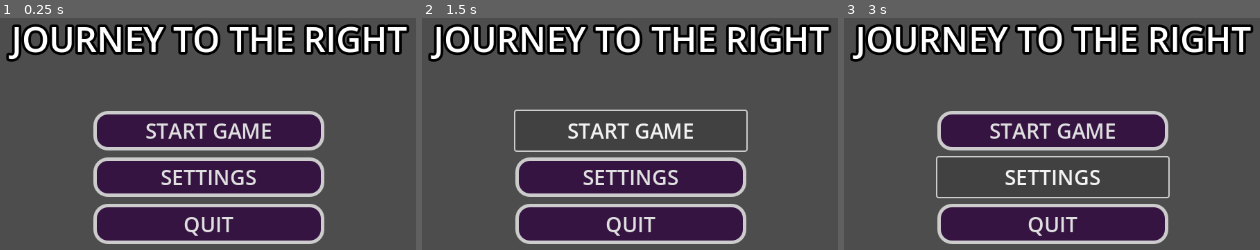
Above: before the commit, frames 1-3 (left to right).
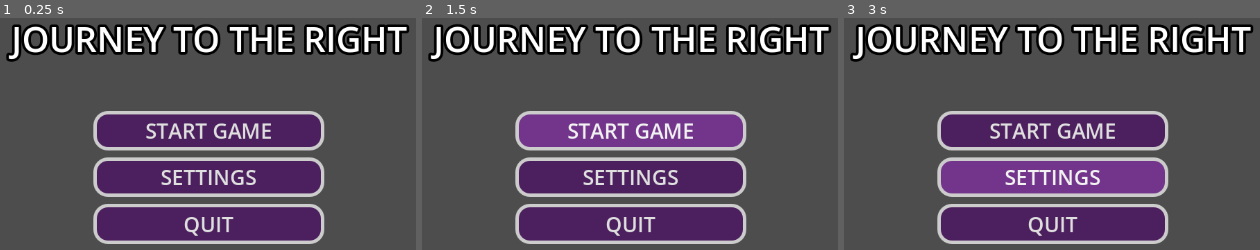
Above: after the commit, the same moments.

Repository: Sh4y-Cormac/MINI-IT-PROJECT-2-10
Game: Godot game, scene res://GUI Stuff/start menu.tscn
Same seed, same stepped clock (60 frames per second), same inputs: the game is played once before the commit and once after it.
Inputs:
- Up to frame 1 (0.25 s): no input
- Up to frame 2 (1.5 s): click "START GAME" at 0.5 s; click "START GAME" at 1.25 s
- Up to frame 3 (3 s): click "START GAME" at 2 s; click "SETTINGS" at 2.75 s

The runs differ from the first frame. In frame 1, 20% of the frame differs, in the area x 23-78%, y 41-96%; in frame 2, 23%, in the area x 22-79%, y 39-96%; in frame 3, 23%.

Commit message:
updated start menu

Diff:
--- a/GUI Stuff/start menu.tscn
+++ b/GUI Stuff/start menu.tscn
@@ -1,7 +1,31 @@
-[gd_scene load_steps=2 format=3 uid="uid://bxoqa7urc8i2t"]
+[gd_scene load_steps=5 format=3 uid="uid://bxoqa7urc8i2t"]
+
+[sub_resource type="StyleBoxEmpty" id="StyleBoxEmpty_rdjfg"]
+
+[sub_resource type="StyleBoxFlat" id="StyleBoxFlat_rdjfg"]
+bg_color = Color(0.449249, 0.207784, 0.54507, 1)
+border_width_left = 5
+border_width_top = 5
+border_width_right = 5
+border_width_bottom = 5
+corner_radius_top_left = 20
+corner_radius_top_right = 20
+corner_radius_bottom_right = 20
+corner_radius_bottom_left = 20
+
+[sub_resource type="StyleBoxFlat" id="StyleBoxFlat_8avw0"]
+bg_color = Color(0.63985, 0.347404, 0.759364, 1)
+border_width_left = 5
+border_width_top = 5
+border_width_right = 5
+border_width_bottom = 5
+corner_radius_top_left = 20
+corner_radius_top_right = 20
+corner_radius_bottom_right = 20
+corner_radius_bottom_left = 20
 
 [sub_resource type="StyleBoxFlat" id="StyleBoxFlat_hg0gf"]
-bg_color = Color(0.207843, 0.0784314, 0.258824, 1)
+bg_color = Color(0.298814, 0.125487, 0.367187, 1)
 border_width_left = 5
 border_width_top = 5
 border_width_right = 5
@@ -35,10 +59,12 @@
 theme_override_constants/separation = 10
 
 [node name="Button" type="Button" parent="VBoxContainer"]
-texture_filter = 1
 layout_mode = 2
 size_flags_vertical = 3
 theme_override_font_sizes/font_size = 30
+theme_override_styles/focus = SubResource("StyleBoxEmpty_rdjfg")
+theme_override_styles/hover = SubResource("StyleBoxFlat_rdjfg")
+theme_override_styles/pressed = SubResource("StyleBoxFlat_8avw0")
 theme_override_styles/normal = SubResource("StyleBoxFlat_hg0gf")
 text = "START GAME"
 
@@ -47,6 +73,9 @@
 layout_mode = 2
 size_flags_vertical = 3
 theme_override_font_sizes/font_size = 30
+theme_override_styles/focus = SubResource("StyleBoxEmpty_rdjfg")
+theme_override_styles/hover = SubResource("StyleBoxFlat_rdjfg")
+theme_override_styles/pressed = SubResource("StyleBoxFlat_8avw0")
 theme_override_styles/normal = SubResource("StyleBoxFlat_hg0gf")
 text = "SETTINGS"
 
@@ -55,6 +84,9 @@
 layout_mode = 2
 size_flags_vertical = 3
 theme_override_font_sizes/font_size = 30
+theme_override_styles/focus = SubResource("StyleBoxEmpty_rdjfg")
+theme_override_styles/hover = SubResource("StyleBoxFlat_rdjfg")
+theme_override_styles/pressed = SubResource("StyleBoxFlat_8avw0")
 theme_override_styles/normal = SubResource("StyleBoxFlat_hg0gf")
 text = "QUIT"
 
--- a/project.godot
+++ b/project.godot
@@ -14,8 +14,3 @@
 run/main_scene="uid://bxoqa7urc8i2t"
 config/features=PackedStringArray("4.4", "GL Compatibility")
 config/icon="res://icon.svg"
-
-[rendering]
-
-renderer/rendering_method="gl_compatibility"
-renderer/rendering_method.mobile="gl_compatibility"
